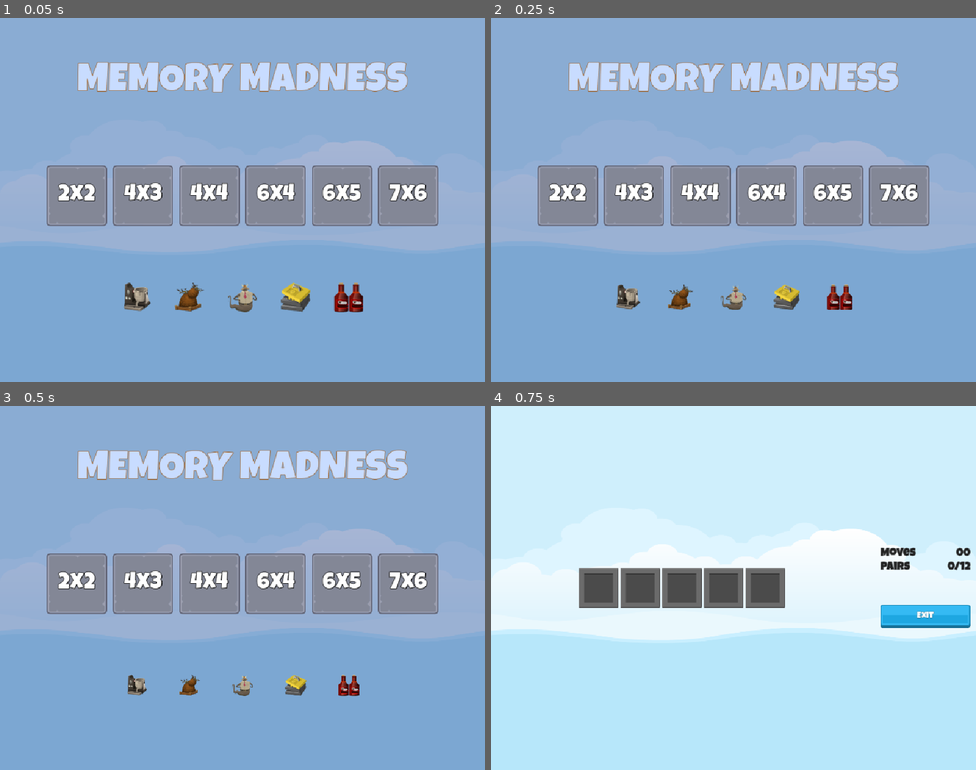
Above: before the commit, frames 1-4 (two rows, left to right).
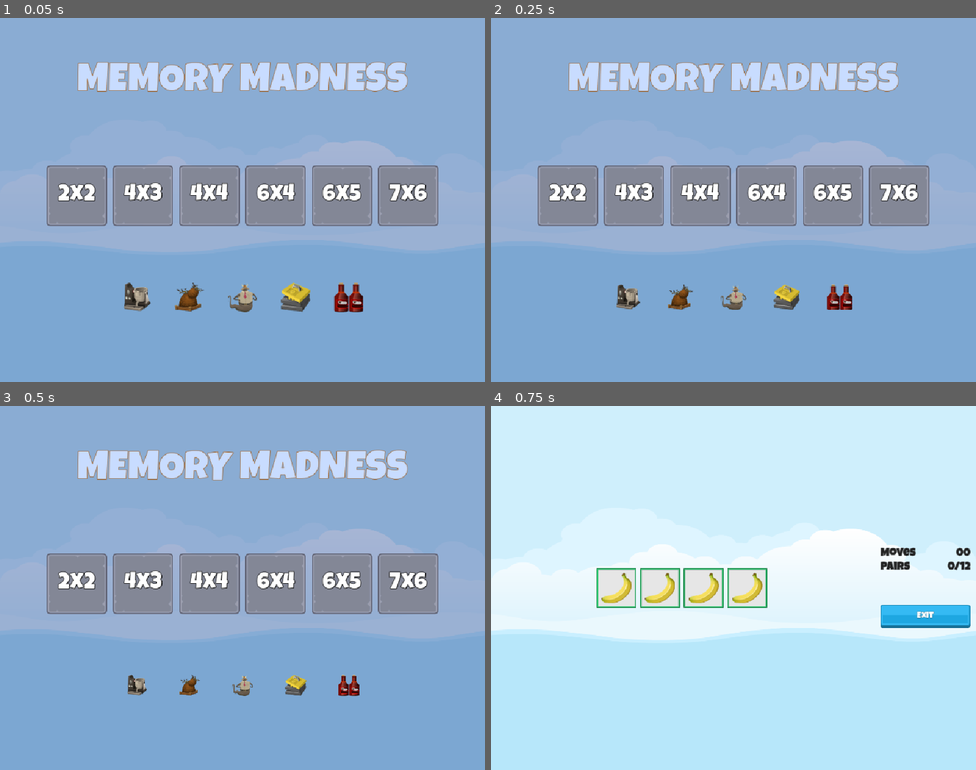
Above: after the commit, the same moments.

Repository: Sanaubia/MemoryMadness
Game: Godot game, scene res://Scenes/Master/Master.tscn
The game is run twice, just before and just after one commit, with the same random seed, the same clock (stepped at 60 frames per second) and the same inputs.
Inputs:
- Up to frame 1 (0.05 s): no input
- Up to frame 2 (0.25 s): no input
- Up to frame 3 (0.5 s): no input
- Up to frame 4 (0.75 s): click "2x2" at 0.5 s

Frames 1-3 are identical in both runs. In frame 4, 4.6% of the frame differs, in the area x 18-61%, y 44-56%.

Commit message:
MemoryTile scene created

Diff:
--- a/Scenes/Game/Game.tscn
+++ b/Scenes/Game/Game.tscn
@@ -1,7 +1,7 @@
 [gd_scene load_steps=7 format=3 uid="uid://ca8bu7gsyepo7"]
 
 [ext_resource type="Script" uid="uid://drx4p0t40ot8v" path="res://Scenes/Game/Game.gd" id="1_3k6gv"]
-[ext_resource type="Texture2D" uid="uid://bruq5mgs8ebgq" path="res://assets/frames/hidden_frame_blank.png" id="1_gwu2e"]
+[ext_resource type="PackedScene" uid="uid://bvfkprtlw24xa" path="res://Scenes/MemoryTile/MemoryTile.tscn" id="2_3k6gv"]
 [ext_resource type="Texture2D" uid="uid://dj4o70iqsvt60" path="res://assets/ui/blue_button00.png" id="2_xbxml"]
 [ext_resource type="LabelSettings" uid="uid://dhhouwadecnak" path="res://Resources/DarkLable_24.tres" id="2_y3kpf"]
 [ext_resource type="LabelSettings" uid="uid://c18wuy3028ll" path="res://Resources/WhiteLable_24.tres" id="3_y3kpf"]
@@ -28,27 +28,21 @@
 layout_mode = 2
 size_flags_horizontal = 6
 size_flags_vertical = 4
+theme_override_constants/h_separation = 8
+theme_override_constants/v_separation = 6
 columns = 6
 
-[node name="TextureRect" type="TextureRect" parent="HBoxContainer/GridContainer"]
+[node name="MemoryTile" parent="HBoxContainer/GridContainer" instance=ExtResource("2_3k6gv")]
 layout_mode = 2
-texture = ExtResource("1_gwu2e")
 
-[node name="TextureRect2" type="TextureRect" parent="HBoxContainer/GridContainer"]
+[node name="MemoryTile2" parent="HBoxContainer/GridContainer" instance=ExtResource("2_3k6gv")]
 layout_mode = 2
-texture = ExtResource("1_gwu2e")
 
-[node name="TextureRect3" type="TextureRect" parent="HBoxContainer/GridContainer"]
+[node name="MemoryTile3" parent="HBoxContainer/GridContainer" instance=ExtResource("2_3k6gv")]
 layout_mode = 2
-texture = ExtResource("1_gwu2e")
 
-[node name="TextureRect4" type="TextureRect" parent="HBoxContainer/GridContainer"]
+[node name="MemoryTile4" parent="HBoxContainer/GridContainer" instance=ExtResource("2_3k6gv")]
 layout_mode = 2
-texture = ExtResource("1_gwu2e")
-
-[node name="TextureRect5" type="TextureRect" parent="HBoxContainer/GridContainer"]
-layout_mode = 2
-texture = ExtResource("1_gwu2e")
 
 [node name="MarginContainer" type="MarginContainer" parent="HBoxContainer"]
 custom_minimum_size = Vector2(200, 0)
--- /dev/null
+++ b/Scenes/MemoryTile/MemoryTile.gd
@@ -0,0 +1,16 @@
+extends TextureButton
+
+@onready var frame_image: TextureRect = $FrameImage
+@onready var item_image: TextureRect = $ItemImage
+
+
+# Called when the node enters the scene tree for the first time.
+func _ready() -> void:
+	pass # Replace with function body.
+
+func setup(image: Texture2D, frame: Texture2D) -> void:
+	frame_image.texture = frame
+	item_image.texture = image
+
+func _on_pressed() -> void:
+	pass # Replace with function body.
--- /dev/null
+++ b/Scenes/MemoryTile/MemoryTile.tscn
@@ -0,0 +1,48 @@
+[gd_scene load_steps=5 format=3 uid="uid://bvfkprtlw24xa"]
+
+[ext_resource type="Texture2D" uid="uid://bruq5mgs8ebgq" path="res://assets/frames/hidden_frame_blank.png" id="1_dtpqw"]
+[ext_resource type="Texture2D" uid="uid://ccryfpbmlanx4" path="res://assets/frames/green_frame.png" id="2_4q7u0"]
+[ext_resource type="Script" uid="uid://vd025ku5r45l" path="res://Scenes/MemoryTile/MemoryTile.gd" id="2_o5k6v"]
+[ext_resource type="Texture2D" uid="uid://x6d64aqg54pe" path="res://assets/glitch/banana.png" id="3_o5k6v"]
+
+[node name="MemoryTile" type="TextureButton"]
+anchors_preset = 8
+anchor_left = 0.5
+anchor_top = 0.5
+anchor_right = 0.5
+anchor_bottom = 0.5
+offset_left = -42.0
+offset_top = -42.0
+offset_right = 42.0
+offset_bottom = 42.0
+grow_horizontal = 2
+grow_vertical = 2
+pivot_offset = Vector2(42, 42)
+texture_normal = ExtResource("1_dtpqw")
+script = ExtResource("2_o5k6v")
+
+[node name="FrameImage" type="TextureRect" parent="."]
+layout_mode = 1
+anchors_preset = 15
+anchor_right = 1.0
+anchor_bottom = 1.0
+grow_horizontal = 2
+grow_vertical = 2
+texture = ExtResource("2_4q7u0")
+
+[node name="ItemImage" type="TextureRect" parent="."]
+layout_mode = 1
+anchors_preset = 8
+anchor_left = 0.5
+anchor_top = 0.5
+anchor_right = 0.5
+anchor_bottom = 0.5
+offset_left = -32.0
+offset_top = -32.0
+offset_right = 32.0
+offset_bottom = 32.0
+grow_horizontal = 2
+grow_vertical = 2
+texture = ExtResource("3_o5k6v")
+
+[connection signal="pressed" from="." to="." method="_on_pressed"]
Not shown, added: Scenes/MemoryTile/MemoryTile.gd.uid
